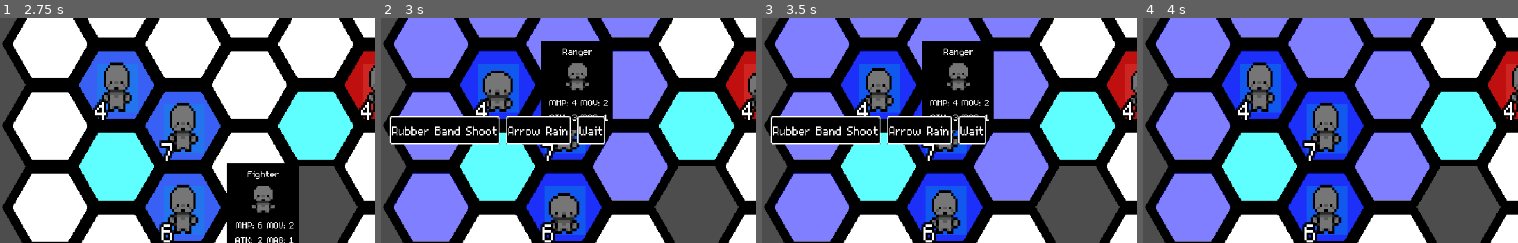
Above: before the commit, frames 1-4 (left to right).
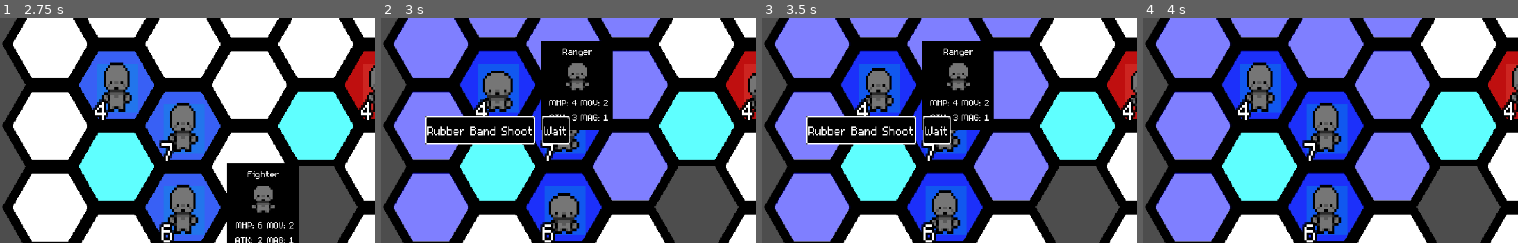
Above: after the commit, the same moments.

Repository: DubiousDuck/Manny-Takes-on-Upper-Management
Game: Godot game, scene res://stages/demo_field.tscn
The game is run twice, just before and just after one commit, with the same random seed, the same clock (stepped at 60 frames per second) and the same inputs. This scene is started directly instead of the project's main scene.
Inputs (mouse positions are % of the whole screen's width and height, from its top left):
- Up to frame 1 (2.75 s): tap Enter (ui_accept) at 0.5, 0.77, 2.27 s; move the mouse to (30, 37) at 0.52 s; press the mouse at (30, 37) at 0.53 s; hold Right (ui_right) 0.53-1.25 s; release the mouse at (30, 37) at 1.25 s; click "Basic Punch" at 1.25 s; move the mouse to (30, 55) at 2.02 s; hold X (Back) from 2.03 s (still down); click (30, 55) at 2.1 s
- Up to frame 2 (3 s): move the mouse to (22, 28) at 2.77 s; release X (Back) at 2.78 s; press the mouse at (22, 28) at 2.78 s; hold Right (ui_right) from 2.78 s (still down)
- Up to frame 3 (3.5 s): keep holding Right (ui_right)
- Up to frame 4 (4 s): release Right (ui_right) at 3.5 s; release the mouse at (22, 28) at 3.5 s; click "Rubber Band Shoot" at 3.5 s
The pictures show only the part of the screen within x 6-56%, y 12-62%; the shares and areas given below are measured in that part.

Frame 1 is identical in both runs. In frame 2, 3.1% of the frame differs, in the area x 2-60%, y 43-57%; in frame 3, 3.1%; in frame 4, nothing differs.

Commit message:
arrow rain to talent tree

Diff:
--- a/skill_tree/skill_tree.gd
+++ b/skill_tree/skill_tree.gd
@@ -56,6 +56,7 @@
 	) # Always light up the top node (will be dimmed later if all points used)
 	if current_points <= 0:
 		EventBus.emit_signal("disable_all_nodes")
+	switch_mode(Global.talent_type.PROTAG) #defaults to protag tree
 
 func switch_mode(mode: int):
 	current_mode = mode
--- a/skill_tree/skill_tree.tscn
+++ b/skill_tree/skill_tree.tscn
@@ -86,10 +86,10 @@
 
 [node name="TalentNode2" parent="CompanyNodes" node_paths=PackedStringArray("parent_talent") instance=ExtResource("2_sbq3o")]
 layout_mode = 0
-offset_left = 305.0
-offset_top = 305.0
-offset_right = 433.0
-offset_bottom = 433.0
+offset_left = 272.0
+offset_top = 306.0
+offset_right = 400.0
+offset_bottom = 434.0
 talent_name = "raise_power"
 parent_talent = NodePath("../TalentNode")
 
@@ -108,15 +108,25 @@
 offset_top = 118.0
 offset_right = 255.0
 offset_bottom = 246.0
+talent_name = "arrow_rain"
+max_level = 1
+parent_talent = NodePath("../TalentNode2")
+
+[node name="TalentNode7" parent="CompanyNodes" node_paths=PackedStringArray("parent_talent") instance=ExtResource("2_sbq3o")]
+layout_mode = 0
+offset_left = 350.0
+offset_top = 118.0
+offset_right = 478.0
+offset_bottom = 246.0
 talent_name = "talent_4"
 parent_talent = NodePath("../TalentNode2")
 
 [node name="TalentNode6" parent="CompanyNodes" node_paths=PackedStringArray("parent_talent") instance=ExtResource("2_sbq3o")]
 layout_mode = 0
-offset_left = 603.0
-offset_top = 107.0
-offset_right = 731.0
-offset_bottom = 235.0
+offset_left = 619.0
+offset_top = 120.0
+offset_right = 747.0
+offset_bottom = 248.0
 talent_name = "talent_5"
 parent_talent = NodePath("../TalentNode3")
 
--- a/stages/level.gd
+++ b/stages/level.gd
@@ -64,4 +64,11 @@
 						func(unit: Unit):
 							unit.magic_power += talent_dict["raise_magic"]
 					)
+				"arrow_rain":
+					$Units/PlayerGroup.get_children().map(
+						func(unit: Unit):
+							if unit.unit_data.unit_class == "Ranger":
+								var arrow_rain: SkillInfo = preload("res://skills/arrow_rain.tres")
+								unit.skills.append(arrow_rain)
+					)
 	#for each talent, match its name and apply its effect
--- a/unit/params/ranger.tres
+++ b/unit/params/ranger.tres
@@ -1,9 +1,8 @@
-[gd_resource type="Resource" script_class="UnitData" load_steps=6 format=3 uid="uid://d35bvyq0lgfdj"]
+[gd_resource type="Resource" script_class="UnitData" load_steps=5 format=3 uid="uid://d35bvyq0lgfdj"]
 
 [ext_resource type="Script" path="res://unit/params/unit_data.gd" id="1_osffr"]
 [ext_resource type="Script" path="res://skills/skill_info.gd" id="2_rynq0"]
 [ext_resource type="Resource" uid="uid://b0eqr8p4qsvpi" path="res://skills/basic_shoot.tres" id="3_0ahh6"]
-[ext_resource type="Resource" uid="uid://te4wlyc81khx" path="res://skills/arrow_rain.tres" id="4_2y2e8"]
 [ext_resource type="Resource" uid="uid://mgaahup4u5tt" path="res://skills/wait.tres" id="4_rqhq4"]
 
 [resource]
@@ -15,7 +14,7 @@
 2: 1,
 3: 2
 }
-skill_list = Array[ExtResource("2_rynq0")]([ExtResource("3_0ahh6"), ExtResource("4_2y2e8"), ExtResource("4_rqhq4")])
+skill_list = Array[ExtResource("2_rynq0")]([ExtResource("3_0ahh6"), ExtResource("4_rqhq4")])
 rel = ""
 mood = 50
 money = 5
--- a/unit/params/unit_data.gd
+++ b/unit/params/unit_data.gd
@@ -1,13 +1,12 @@
 extends Resource
 
 class_name UnitData
-
-enum ATTRIBUTES {HP, ATK, MAG, MOV}
 
 #Battle related
 @export_enum("Protagonist", "Tank", "Fighter",
 	"Ranger", "Healer", "Mage") var unit_class: String
 
+enum ATTRIBUTES {HP, ATK, MAG, MOV}
 @export var attributes: Dictionary = {
 	ATTRIBUTES.HP: 2,
 	ATTRIBUTES.ATK: 1,
